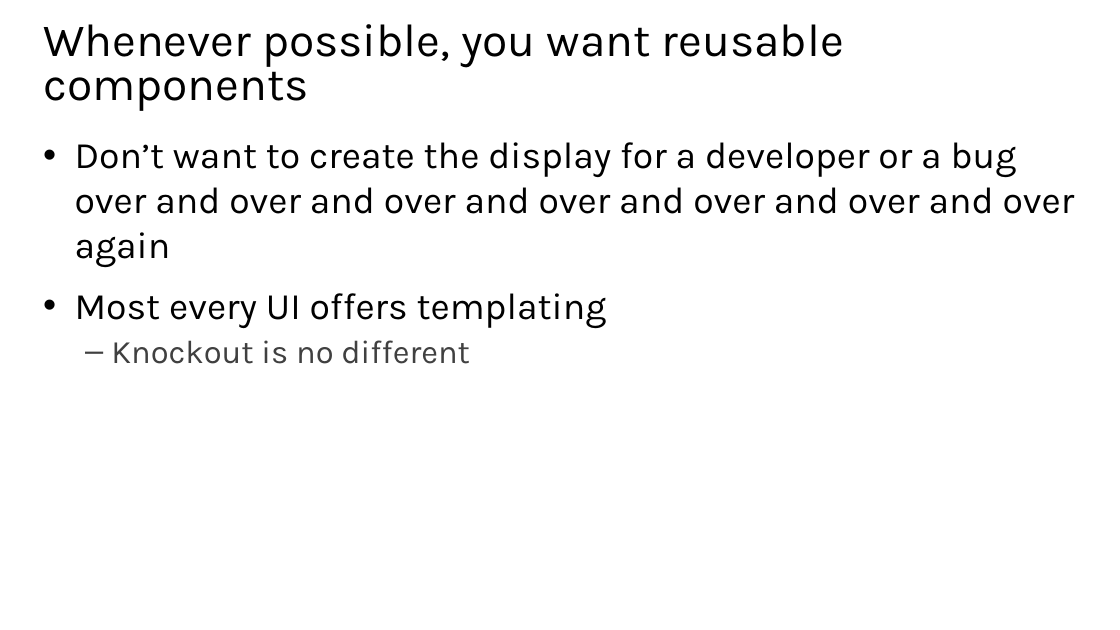
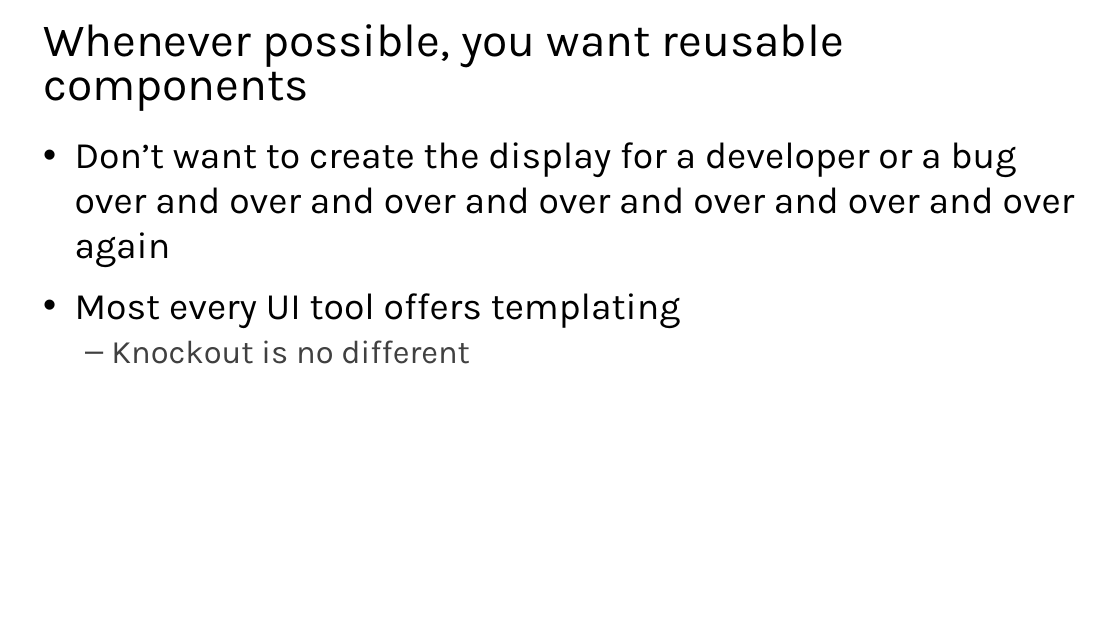
Before and after one commit to jongalloway/Knockout-MVA, a slide deck: slide 4 of Slides/3 - Components.pptx. Drawn at 1120x630 pixels with LibreOffice and Linux fonts; fonts in the diff are those of the drawing. Boxes give left, top, right and bottom in pixels: in the first picture for what was removed or moved away, otherwise in the second. Text is boxed around its words. In the diff, an @@ line names an element or a change of style, - is before the commit and + after.

```diff
--- a/Slides/3 - Components.pptx
+++ b/Slides/3 - Components.pptx
@@ text at [75, 293, 681, 329]: text changed @@
-• Most every UI offers templating
+• Most every UI tool offers templating
```
Also in this commit, not shown: 3 other files.
